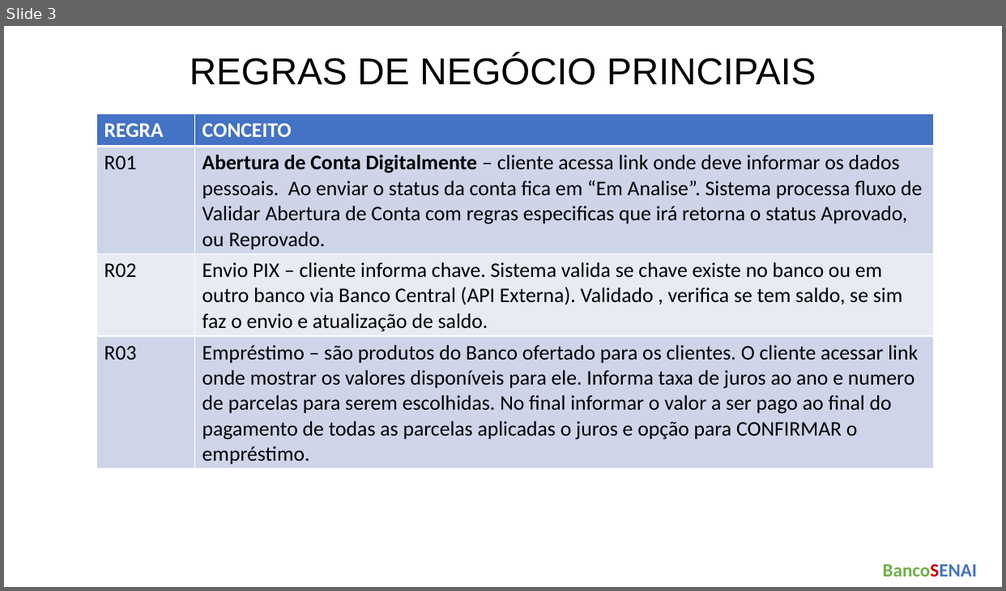
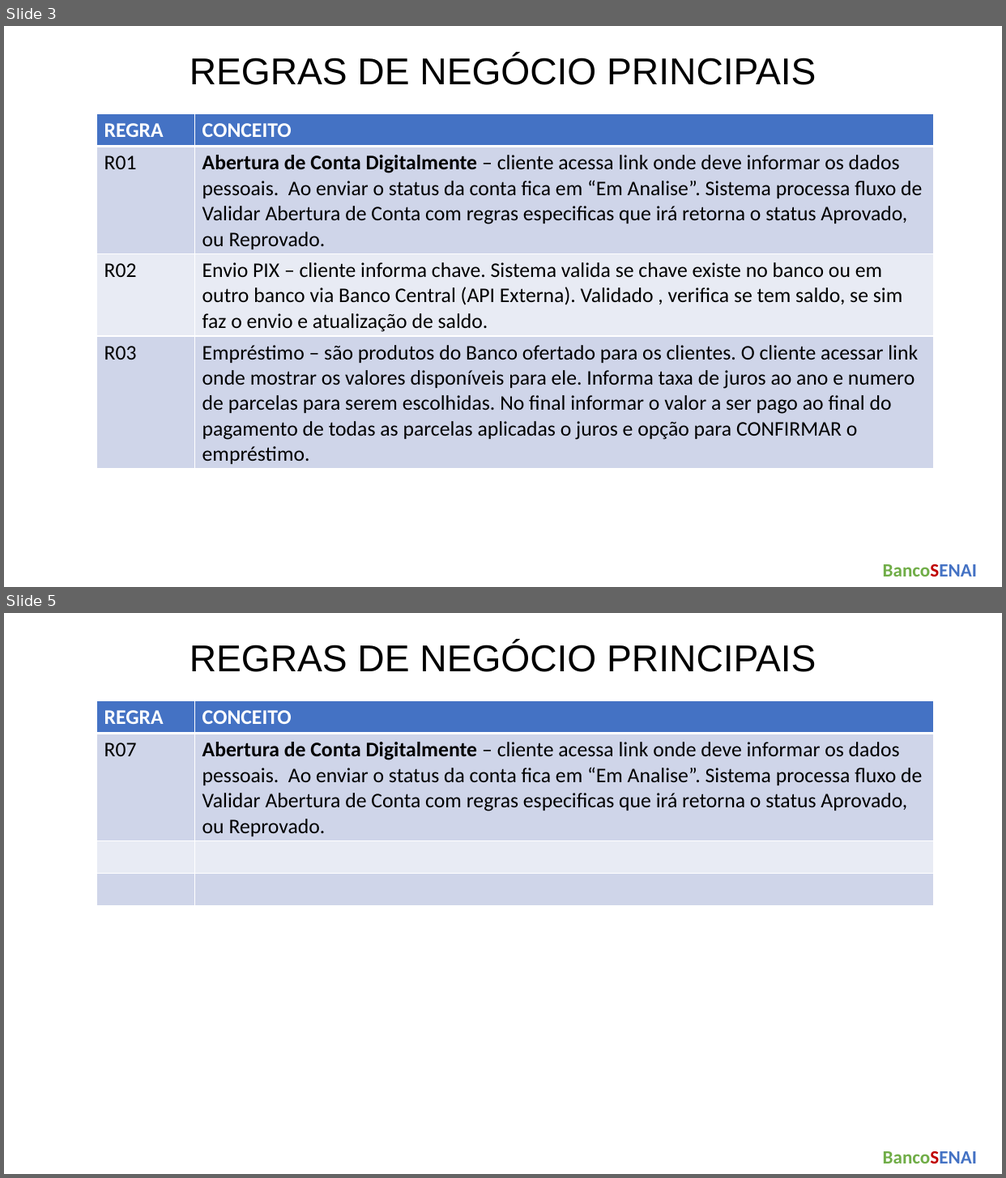
Before and after one commit to cauadrocha-dot/bancosenai, a slide deck: Documentacao/ArquiteturaProjeto.pptx. Shown one above the other, each under a label of ours: slide 3 before the commit, slides 3 and 5 after it; the slides between them are not shown. The pictures are 1006x591 and 1006x1178 pixels, drawn with LibreOffice and Linux fonts; fonts in the diff are those of the drawing. Boxes give left, top, right and bottom in pixels: in the first picture for what was removed or moved away, otherwise in the second. Text is boxed around its words. In the diff, an @@ line names an element or a change of style, - is before the commit and + after.

```diff
--- a/Documentacao/ArquiteturaProjeto.pptx
+++ b/Documentacao/ArquiteturaProjeto.pptx
@@ slide 5 added at <box>4,613,1002,1174</box>, background #FFFFFF @@
@@ title added at <box>189,641,816,672</box>, 36 pt, text #000000 @@
+REGRAS DE NEGÓCIO PRINCIPAIS
@@ table added at <box>97,701,934,905</box>, 4 rows, 2 columns @@
+REGRA | CONCEITO
+R07 | Abertura de Conta Digitalmente – cliente acessa link onde deve informar os dados pessoais. Ao enviar o status da conta fica em “Em Analise”. Sistema processa fluxo de Validar Abertura de Conta com regras especificas que irá retorna o status Aprovado, ou Reprovado.
+ | 
+ | 
@@ text added at <box>883,1152,977,1164</box>, 18 pt, text #70AD47, bold @@
+BancoSENAI
```
Also in this commit, not shown: 1 slide changed.
